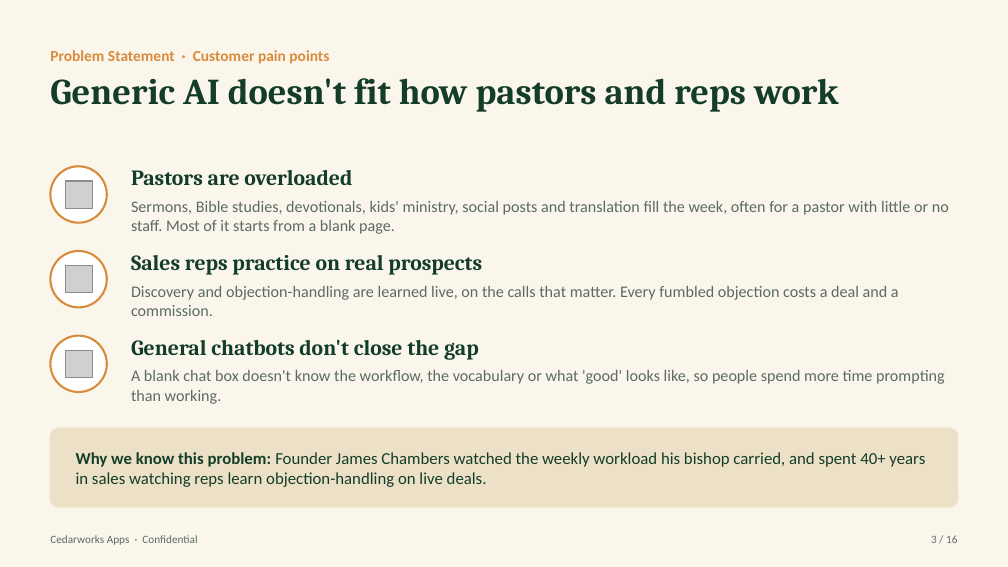
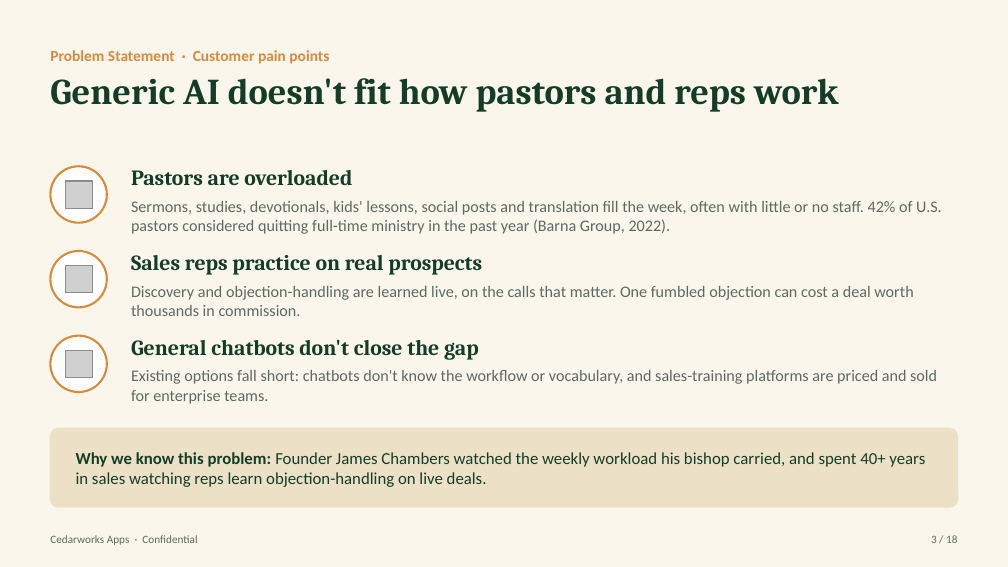
Before and after one commit to Pastorai1/Cedarworksapps, a slide deck: slide 3 of pitch-deck/Cedarworks-Apps-Pitch-Deck.pptx. Drawn at 1008x567 pixels with LibreOffice and Linux fonts; fonts in the diff are those of the drawing; grey boxes stand for pictures. Boxes give left, top, right and bottom in pixels: in the first picture for what was removed or moved away, otherwise in the second. Text is boxed around its words. In the diff, an @@ line names an element or a change of style, - is before the commit and + after.

```diff
--- a/pitch-deck/Cedarworks-Apps-Pitch-Deck.pptx
+++ b/pitch-deck/Cedarworks-Apps-Pitch-Deck.pptx
@@ text at bbox=[131, 201, 942, 234]: text changed @@
-Sermons, Bible studies, devotionals, kids' ministry, social posts and translation fill the week, often for a pastor with little or no staff. Most of it starts from a blank page.
+Sermons, studies, devotionals, kids' lessons, social posts and translation fill the week, often with little or no staff. 42% of U.S. pastors considered quitting full-time ministry in the past year (Barna Group, 2022).
@@ text at bbox=[131, 286, 913, 316]: text changed @@
-Discovery and objection-handling are learned live, on the calls that matter. Every fumbled objection costs a deal and a commission.
+Discovery and objection-handling are learned live, on the calls that matter. One fumbled objection can cost a deal worth thousands in commission.
@@ text at bbox=[131, 370, 937, 404]: text changed @@
-A blank chat box doesn't know the workflow, the vocabulary or what 'good' looks like, so people spend more time prompting than working.
+Existing options fall short: chatbots don't know the workflow or vocabulary, and sales-training platforms are priced and sold for enterprise teams.
```
Also in this commit, not shown: 13 other slides changed, 4 slides added, 2 slides removed, 9 other files.
